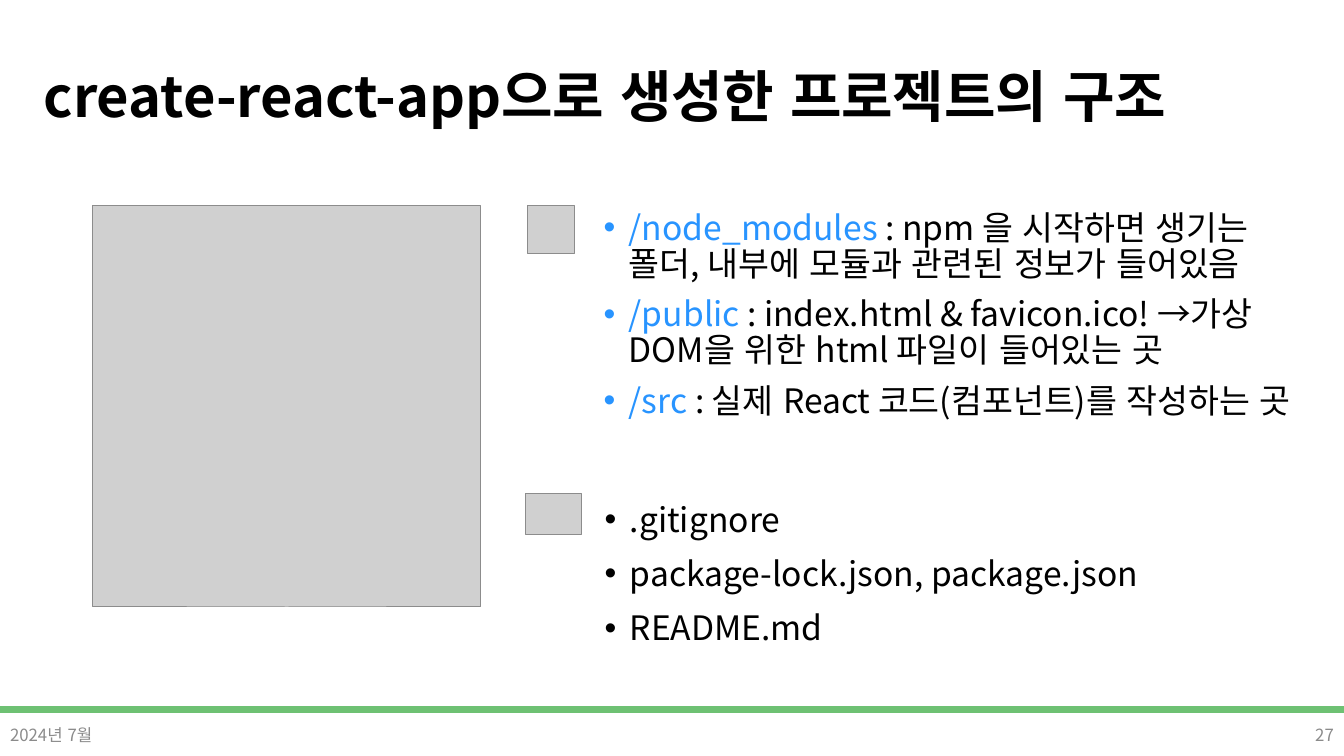
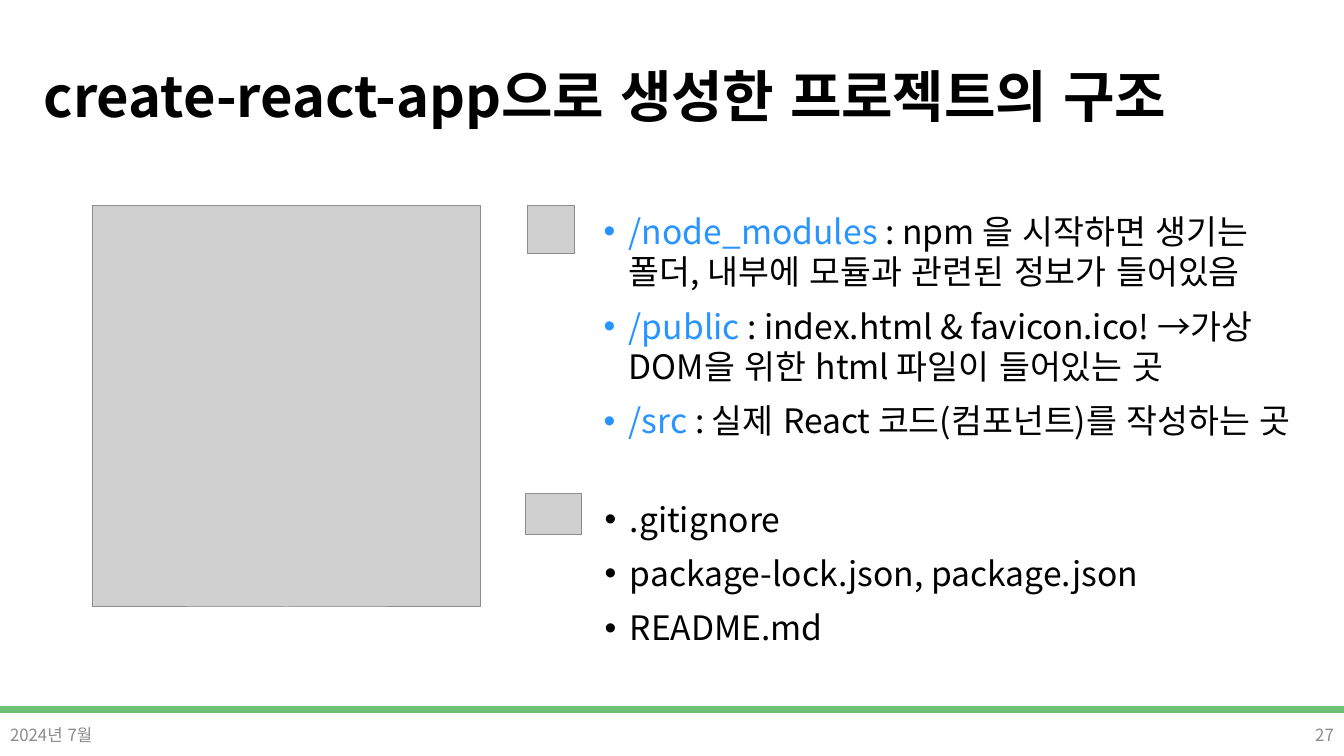
Before and after one commit to DevDamon0527/SeSAC_Yeongdeungpo_Campus_6th, a slide deck: slide 27 of material/[SeSAC_YDP_6] 22_React_소개.pptx. Drawn at 1344x756 pixels with LibreOffice and Linux fonts; fonts in the diff are those of the drawing; grey boxes stand for pictures; background and template pictures are left out. Boxes give left, top, right and bottom in pixels: in the first picture for what was removed or moved away, otherwise in the second. Text is boxed around its words. In the diff, an @@ line names an element or a change of style, - is before the commit and + after.

```diff
--- a/material/[SeSAC_YDP_6] 22_React_소개.pptx
+++ b/material/[SeSAC_YDP_6] 22_React_소개.pptx
@@ text "/node_modules : npm 을 시작하면 ..." at (629, 216, 1291, 440): line spacing 0.9 to 1 @@
```
Also in this commit, not shown: 39 other files.
